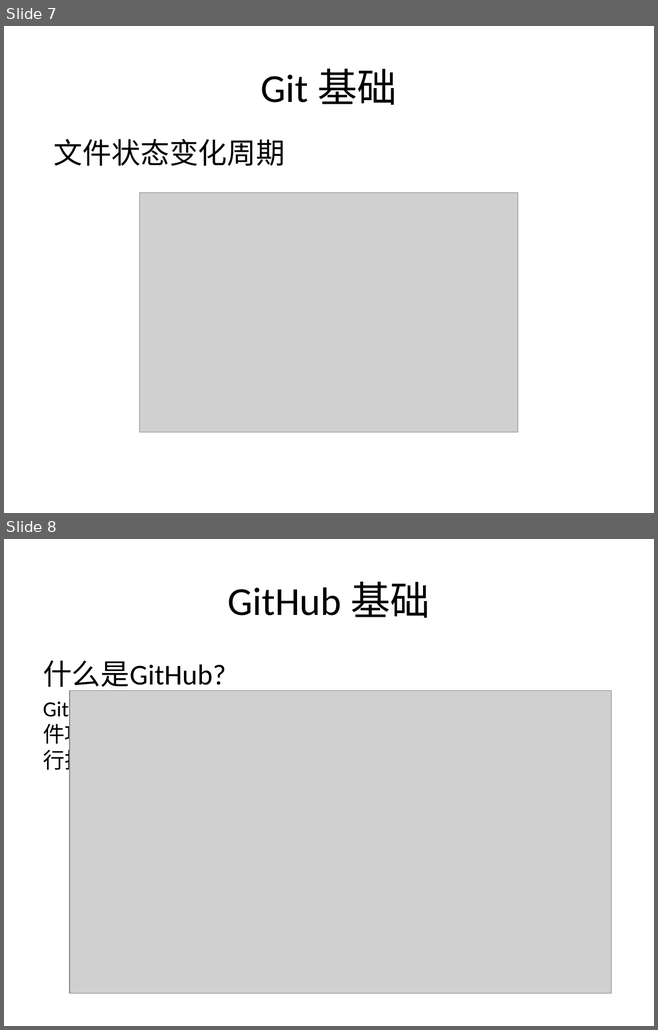
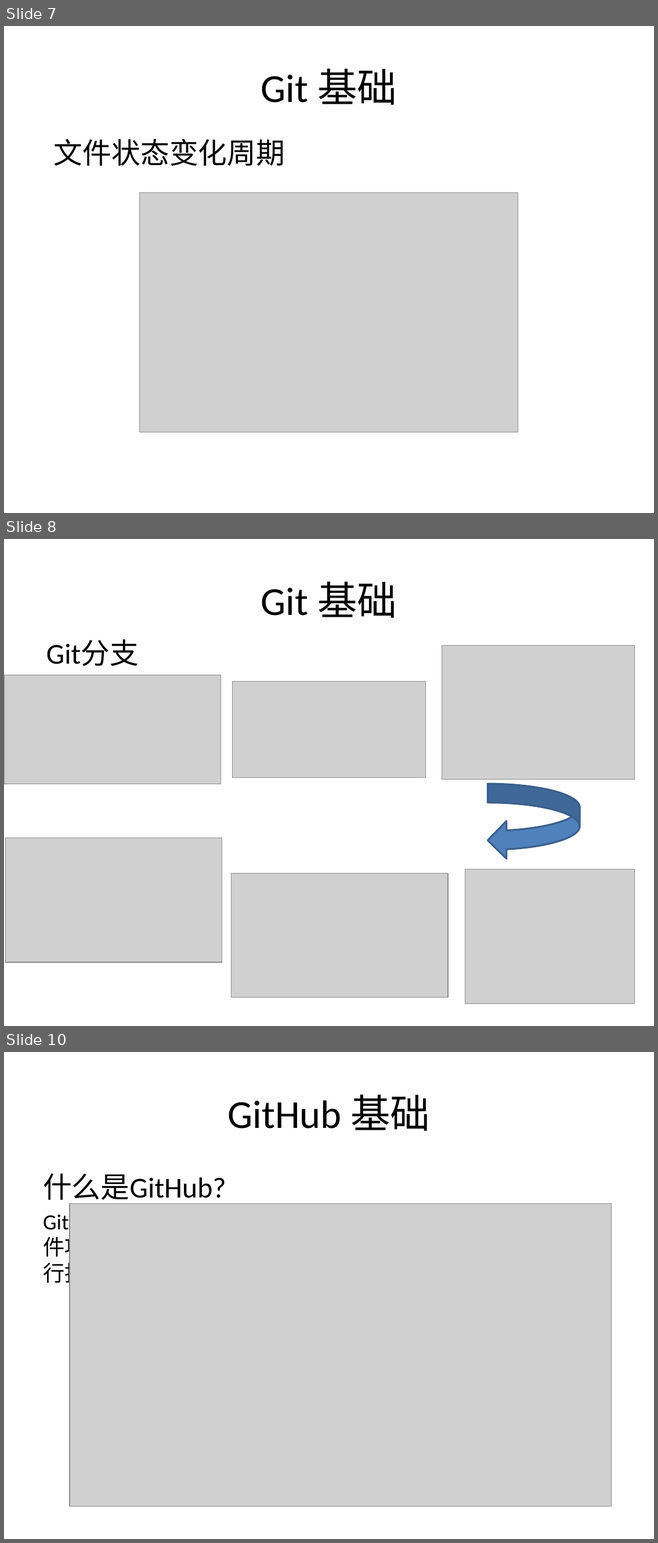
Before and after one commit to lftong/tong-doc, a slide deck: Git_Primer.pptx. Shown one above the other, each under a label of ours: slides 7 and 8 before the commit, slides 7, 8 and 10 after it; the slides between them are not shown. The pictures are 658x1030 and 658x1543 pixels, drawn with LibreOffice and Linux fonts; fonts in the diff are those of the drawing; grey boxes stand for pictures. Boxes give left, top, right and bottom in pixels: in the first picture for what was removed or moved away, otherwise in the second. Text is boxed around its words. In the diff, an @@ line names an element or a change of style, - is before the commit and + after.

```diff
--- a/Git_Primer.pptx
+++ b/Git_Primer.pptx
@@ slide 8 added at bbox=[4, 539, 654, 1026], background #FFFFFF @@
@@ title added at bbox=[261, 581, 397, 618], 44 pt, text #000000 @@
+Git 基础
@@ text added at bbox=[46, 641, 139, 666], 32 pt, text #000000 @@
+Git分支
@@ picture added at bbox=[442, 646, 635, 780] @@
@@ picture added at bbox=[4, 675, 220, 784] @@
@@ picture added at bbox=[233, 681, 426, 778] @@
@@ curved left arrow added at bbox=[487, 784, 579, 859], fill #4F81BD, outline #3A5F8C 2 pt @@
@@ picture added at bbox=[5, 838, 221, 962] @@
@@ picture added at bbox=[231, 873, 448, 997] @@
@@ picture added at bbox=[465, 870, 634, 1004] @@
@@ what was slide 8 is now slide 10 @@
```
Also in this commit, not shown: 1 other slide added.
